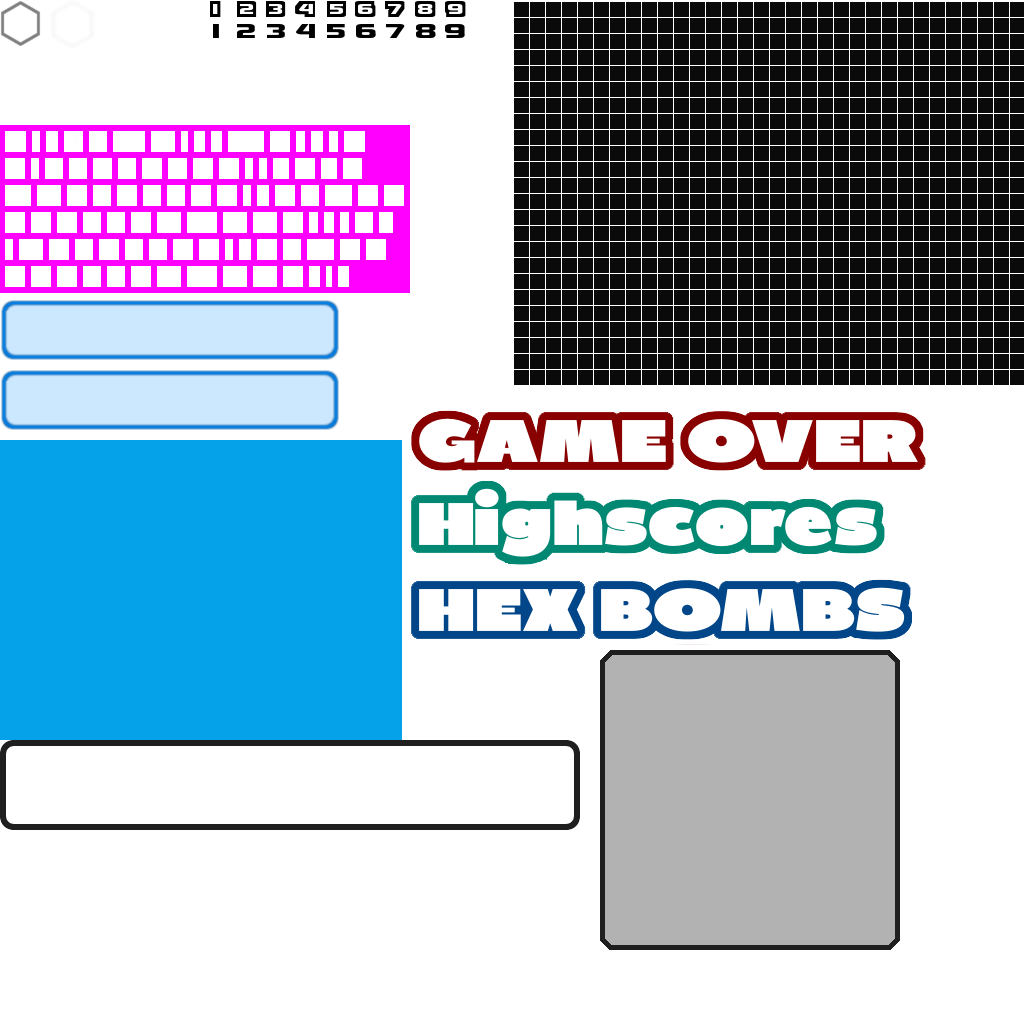
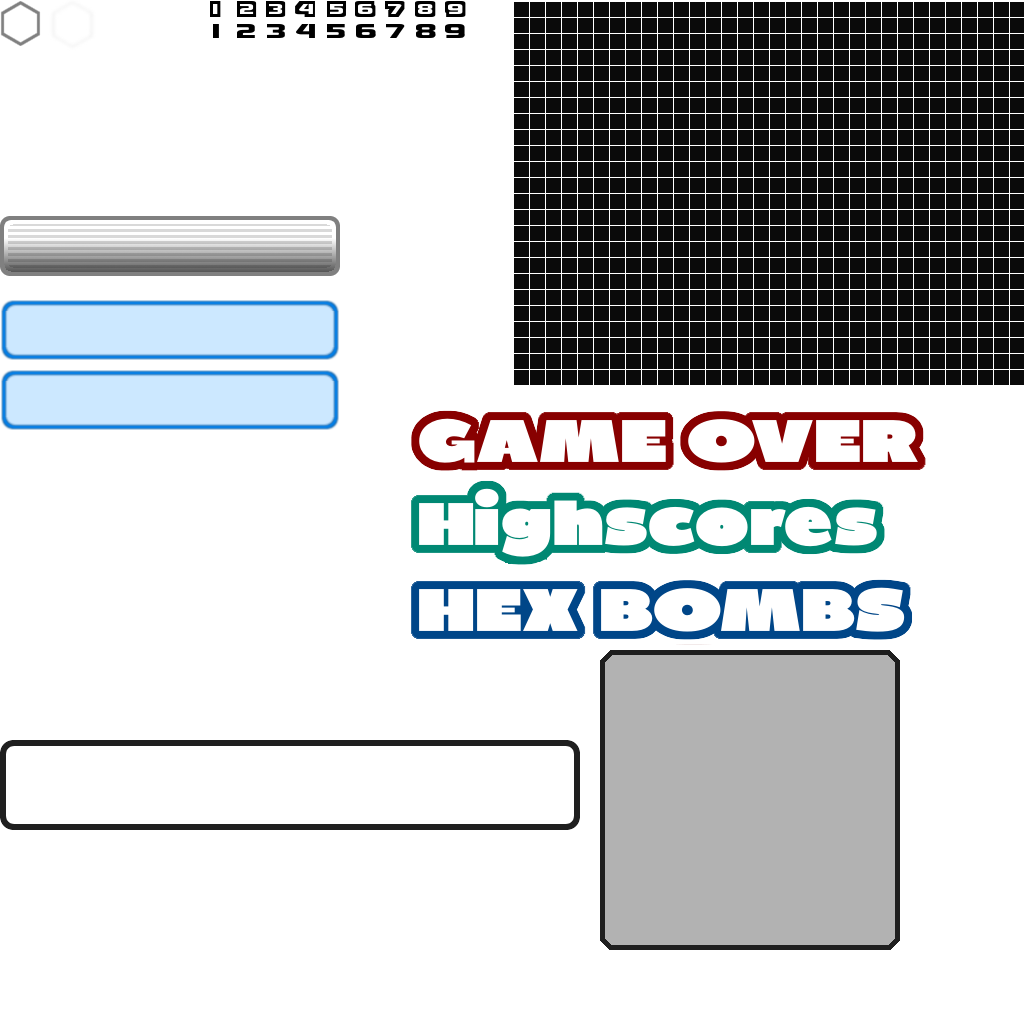
Revision of a layered 1024x1024 image; what changed, layer by layer:
added layer "Ebene #20" (15%) above "Ebene #22" over (8, 224, 332, 268)
added layer "Ebene #23" (67%) above "Ebene #19" over (4, 238, 336, 272)
added layer "Ebene #19" (50%) above "Ebene #18" over (0, 216, 340, 276)
added layer "Ebene #18" above "Ebene #7" over (0, 216, 340, 276)
painted on "Ebene #7" over (0, 125, 410, 740)
